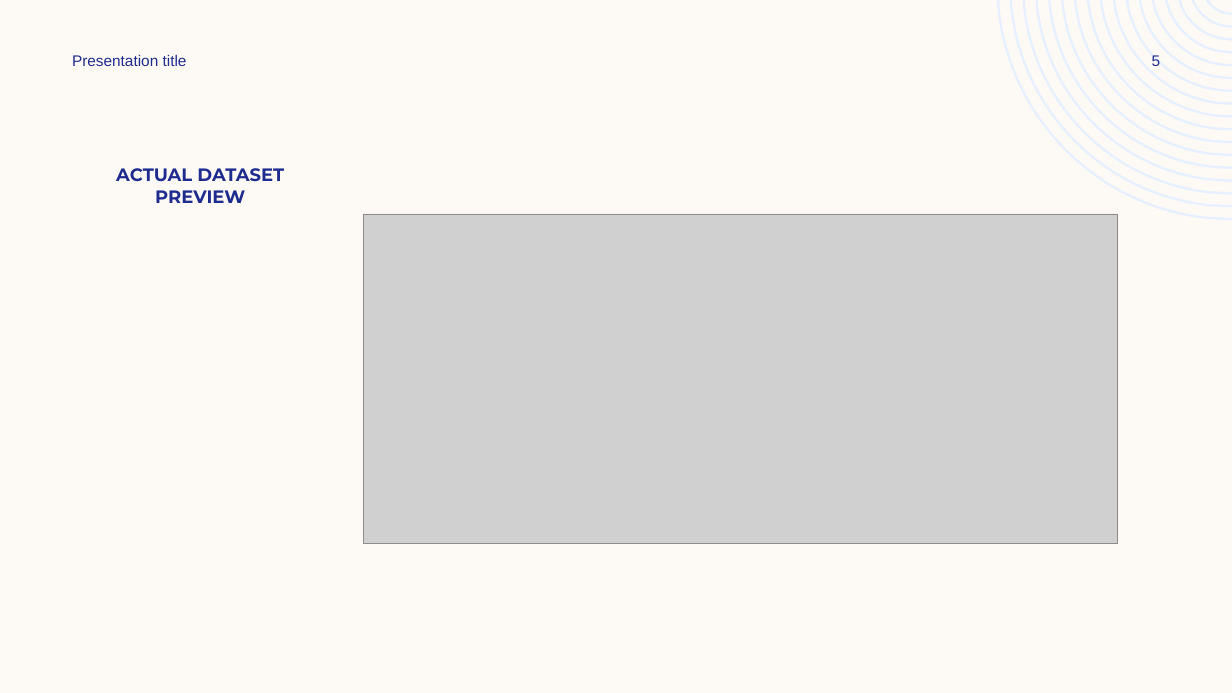
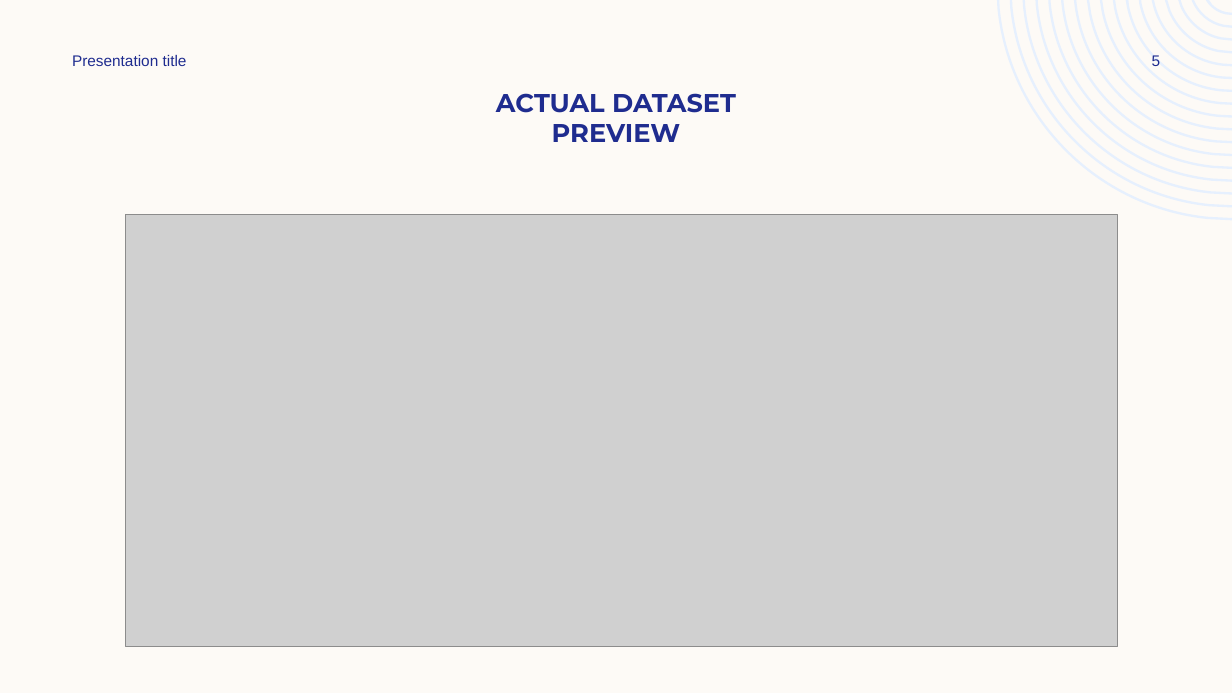
Before and after one commit to PratikKin/Statistics-Case-Study-Group-12, a slide deck: slide 5 of Diabetes/Statistics Case Study.pptx. Drawn at 1232x693 pixels with LibreOffice and Linux fonts; fonts in the diff are those of the drawing; grey boxes stand for pictures. Boxes give left, top, right and bottom in pixels: in the first picture for what was removed or moved away, otherwise in the second. Text is boxed around its words. In the diff, an @@ line names an element or a change of style, - is before the commit and + after.

```diff
--- a/Diabetes/Statistics Case Study.pptx
+++ b/Diabetes/Statistics Case Study.pptx
@@ title "ACTUAL DATASET PREVIEW": place and size @@
-title "ACTUAL DATASET PREVIEW" at <box>116,168,284,203</box>
+title "ACTUAL DATASET PREVIEW" at <box>496,93,736,142</box>
@@ title "ACTUAL DATASET PREVIEW" at <box>496,93,736,142</box>: size 14 to 20 pt @@
@@ picture: place and size @@
-picture at <box>363,214,1117,543</box>
+picture at <box>126,214,1117,647</box>
```
Also in this commit, not shown: 5 other slides changed, 27 slides added, 2 slides removed, 22 other files.
